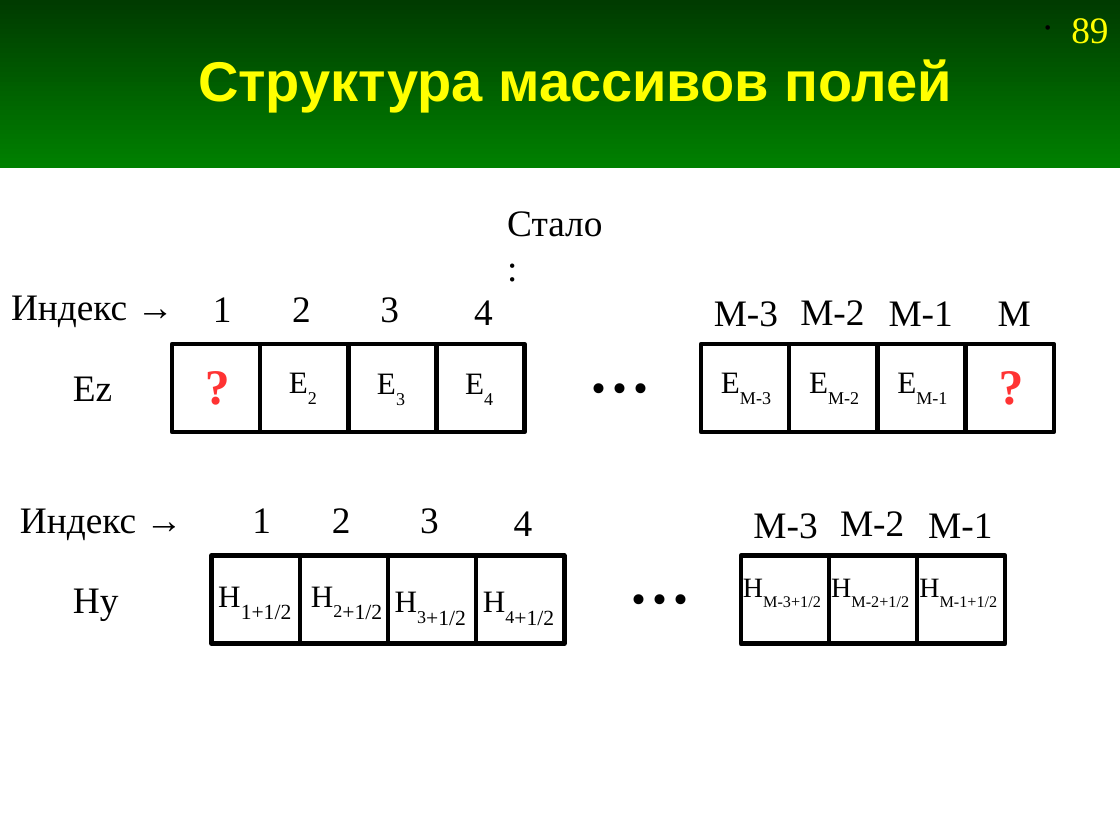
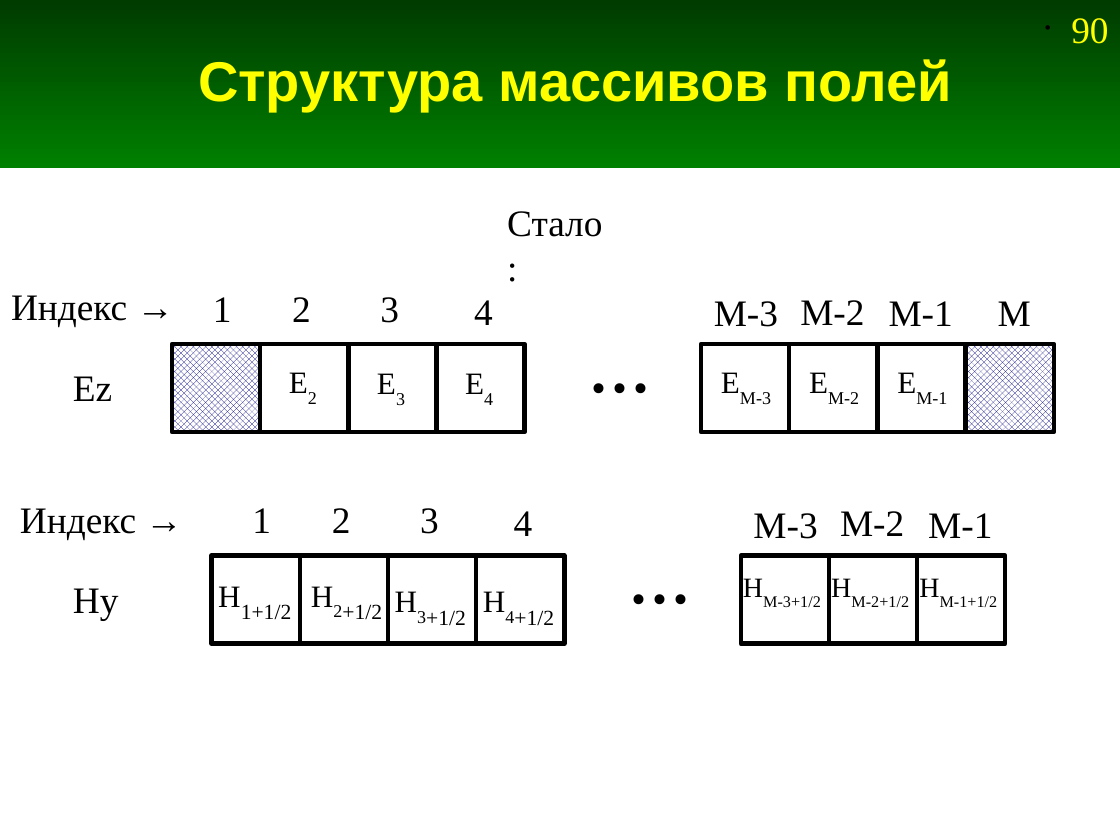
Before and after one commit to andris0147sv/modelling, a slide deck: slide 90 of presentations/2. FDTD.odp (slide 89 before the commit). Drawn at 1120x840 pixels with LibreOffice and Linux fonts; fonts in the diff are those of the drawing. Boxes give left, top, right and bottom in pixels: in the first picture for what was removed or moved away, otherwise in the second. Text is boxed around its words. In the diff, an @@ line names an element or a change of style, - is before the commit and + after.

```diff
--- a/presentations/2. FDTD.odp
+++ b/presentations/2. FDTD.odp
@@ page number at [1071,18,1108,44]: text changed @@
-• 89
+• 90
@@ rectangle at [172,344,261,432]: fill #FFFFFF to pattern #000080 on #FFFFFF @@
@@ text removed at [194,349,246,423] @@
-?
@@ rectangle at [965,344,1054,432]: fill #FFFFFF to pattern #000080 on #FFFFFF @@
@@ text removed at [988,349,1040,423] @@
-?
```
Also in this commit, not shown: 3 other slides changed, 1 slide added, 1 other file.
